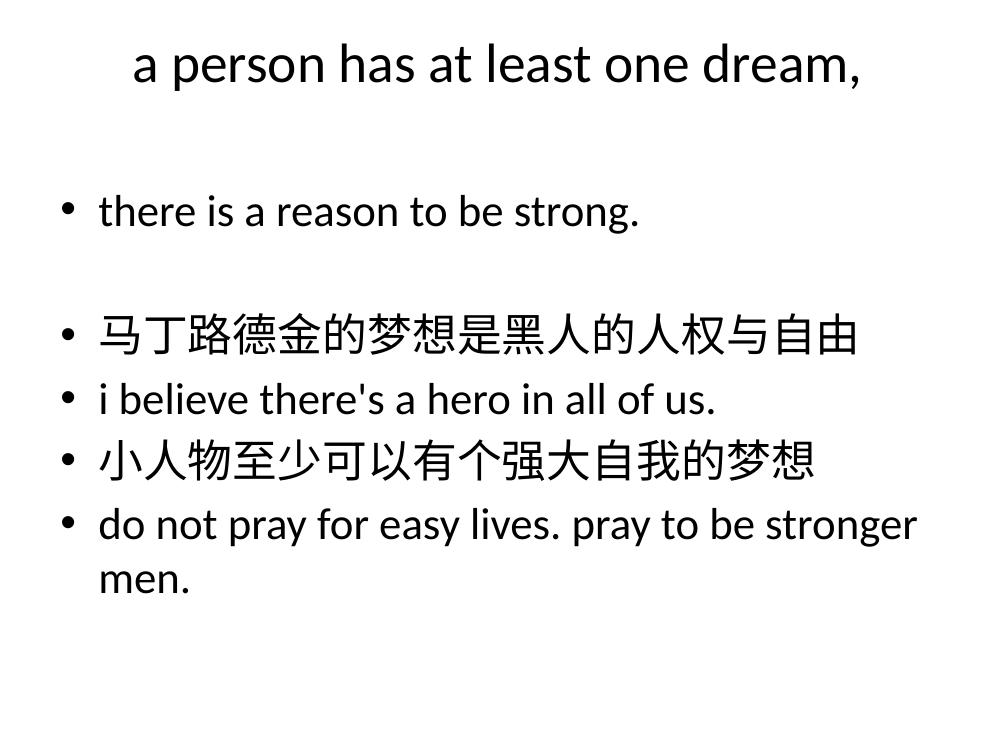
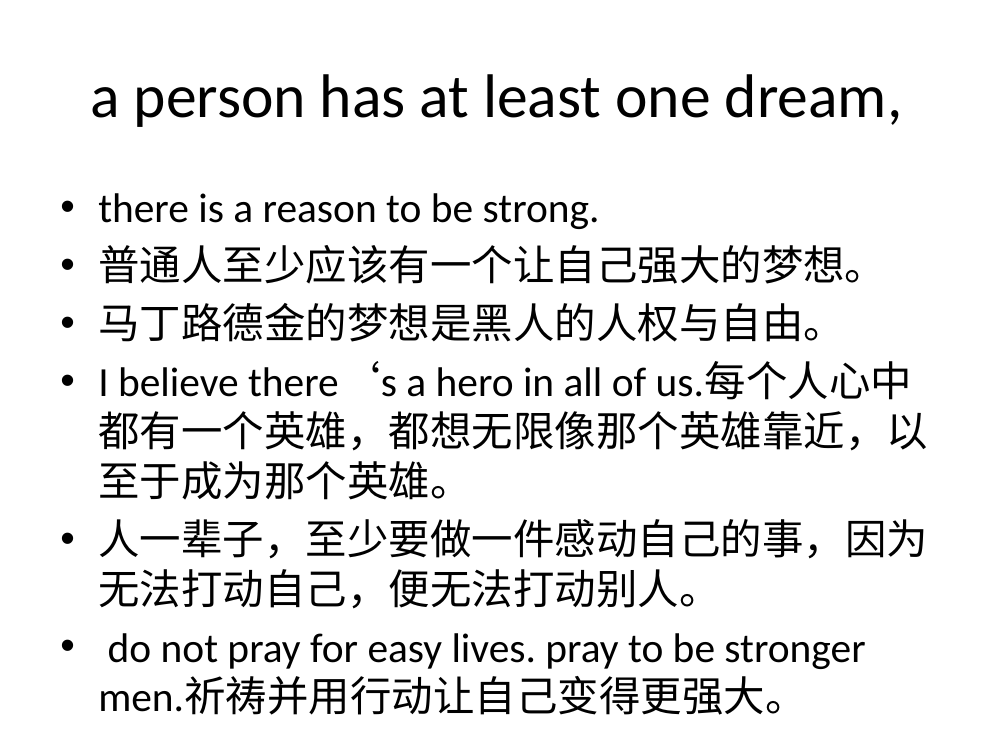
Before and after one commit to FinchYang/pyinrealworld, a slide deck: slide 16 of doc/Blah blah blah.pptx (slide 17 before the commit). Drawn at 1008x756 pixels with LibreOffice and Linux fonts; fonts in the diff are those of the drawing. Boxes give left, top, right and bottom in pixels: in the first picture for what was removed or moved away, otherwise in the second. Text is boxed around its words. In the diff, an @@ line names an element or a change of style, - is before the commit and + after.

```diff
--- a/doc/Blah blah blah.pptx
+++ b/doc/Blah blah blah.pptx
@@ title "a person has at least ..." at (90,74,903,127): size 39.6 to 44 pt @@
@@ text at (98,193,600,229): size 32 to 29.6 pt in "there is a reason to be strong." @@
@@ text at (98,245,928,715): text changed; size 32 to 29.6 pt @@
-• 马丁路德金的梦想是黑人的人权与自由
-• i believe there's a hero in all of us.
-• 小人物至少可以有个强大自我的梦想
-• do not pray for easy lives. pray to be stronger men.
+• 普通人至少应该有一个让自己强大的梦想。
+• 马丁路德金的梦想是黑人的人权与自由。
+• I believe there‘s a hero in all of us.每个人心中都有一个英雄，都想无限像那个英雄靠近，以至于成为那个英雄。
+• 人一辈子，至少要做一件感动自己的事，因为无法打动自己，便无法打动别人。
+• do not pray for easy lives. pray to be stronger men.祈祷并用行动让自己变得更强大。
```
Also in this commit, not shown: 19 other slides changed, 2 slides removed, 8 other files.
